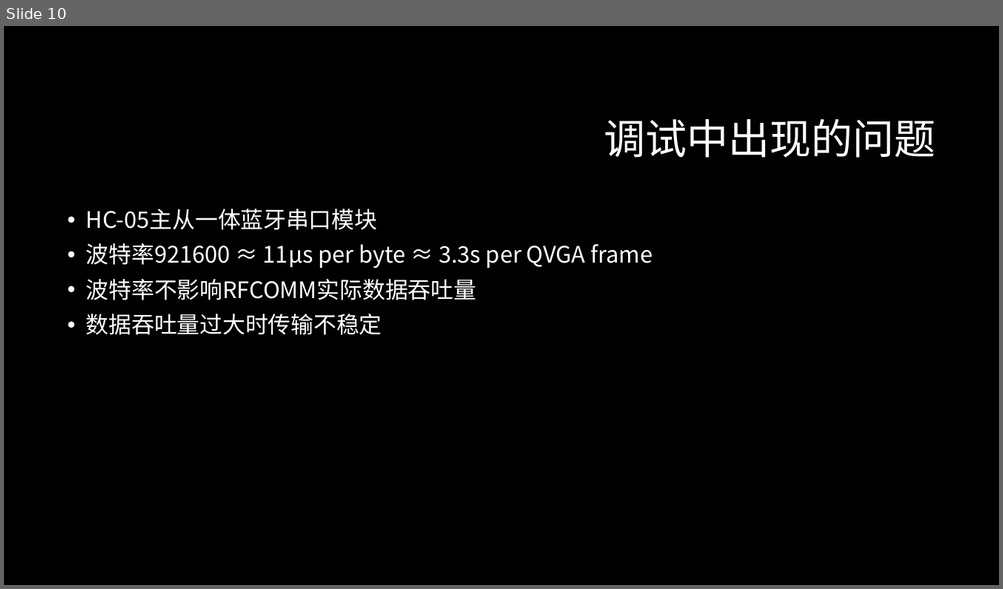
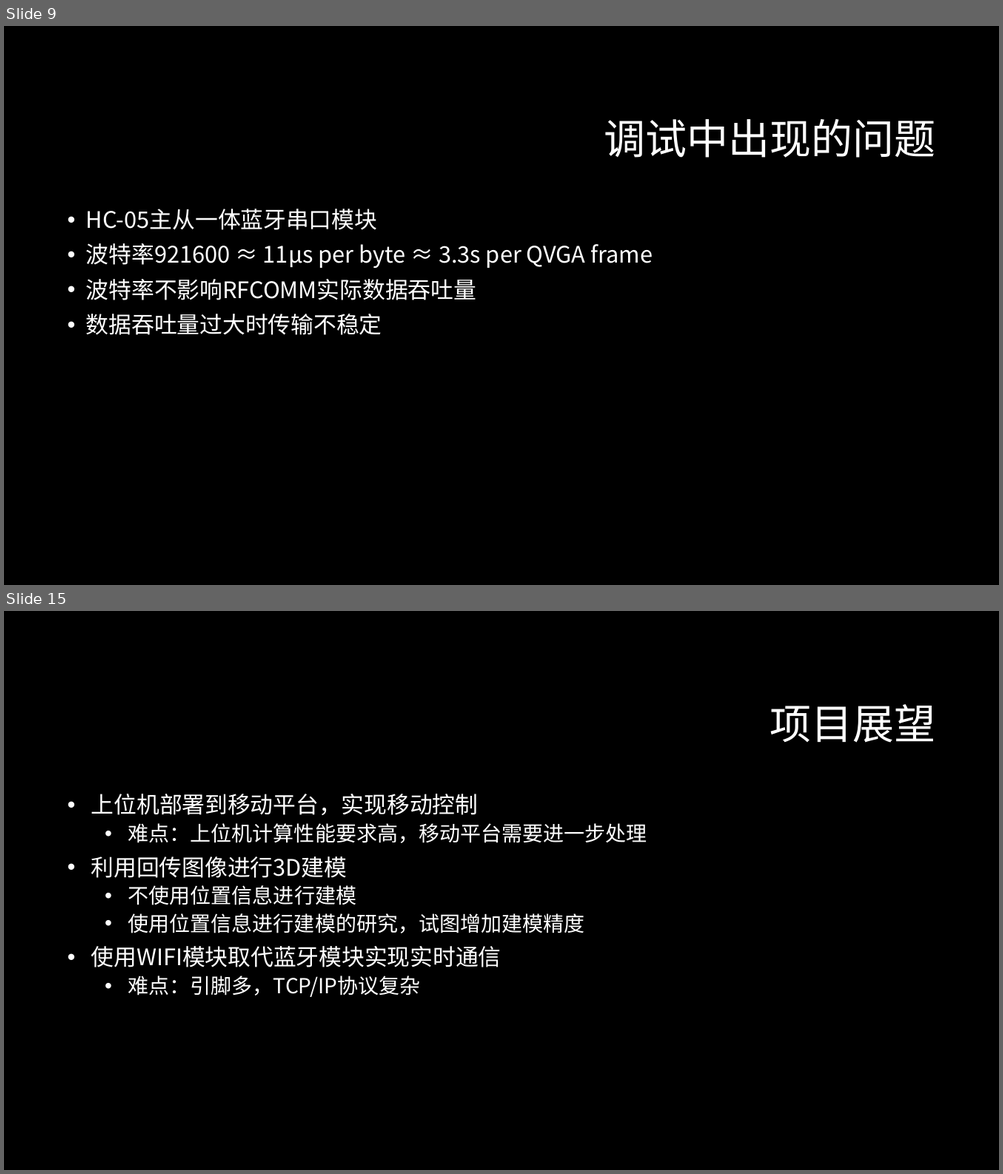
Before and after one commit to ZeroWeight/Project-of-Electronic-Circuits, a slide deck: report/final/final.pptx. Shown one above the other, each under a label of ours: slide 10 before the commit, slides 9 and 15 after it; the slides between them are not shown. The pictures are 1003x589 and 1003x1174 pixels, drawn with LibreOffice and Linux fonts; fonts in the diff are those of the drawing; background and template pictures are left out. Boxes give left, top, right and bottom in pixels: in the first picture for what was removed or moved away, otherwise in the second. Text is boxed around its words. In the diff, an @@ line names an element or a change of style, - is before the commit and + after.

```diff
--- a/report/final/final.pptx
+++ b/report/final/final.pptx
@@ slide 15 added at box(4, 611, 999, 1170), background #000000 @@
@@ title added at box(769, 704, 935, 743), 40 pt, text #FFFFFF @@
+项目展望
@@ text added at box(91, 794, 647, 997), 20 pt, text #FFFFFF @@
+• 上位机部署到移动平台，实现移动控制
+  • 难点：上位机计算性能要求高，移动平台需要进一步处理
+• 利用回传图像进行3D建模
+  • 不使用位置信息进行建模
+  • 使用位置信息进行建模的研究，试图增加建模精度
+• 使用WIFI模块取代蓝牙模块实现实时通信
+  • 难点：引脚多，TCP/IP协议复杂
@@ what was slide 10 is now slide 9 @@
```
Also in this commit, not shown: 8 other slides added, 1 slide removed, 2 other files.
